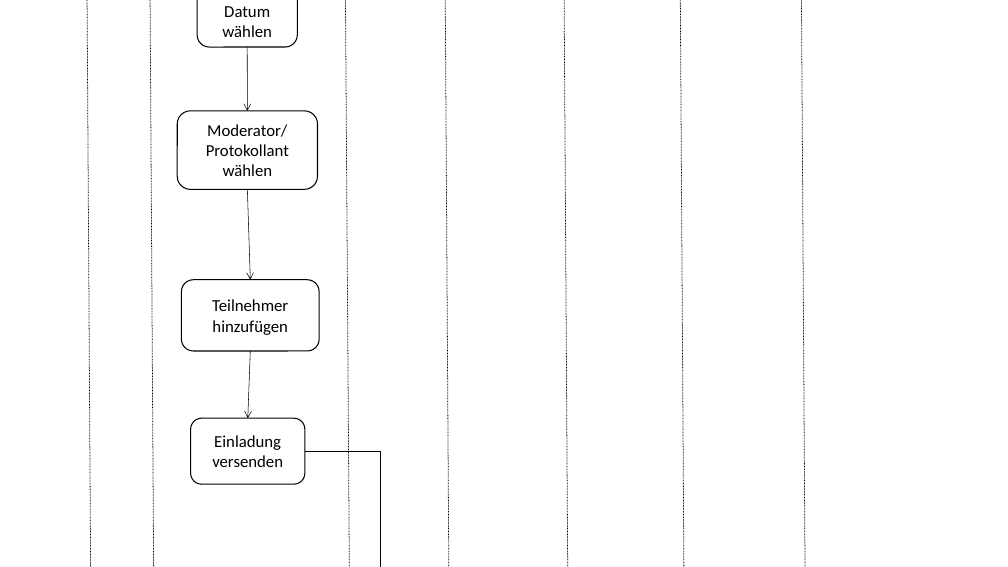
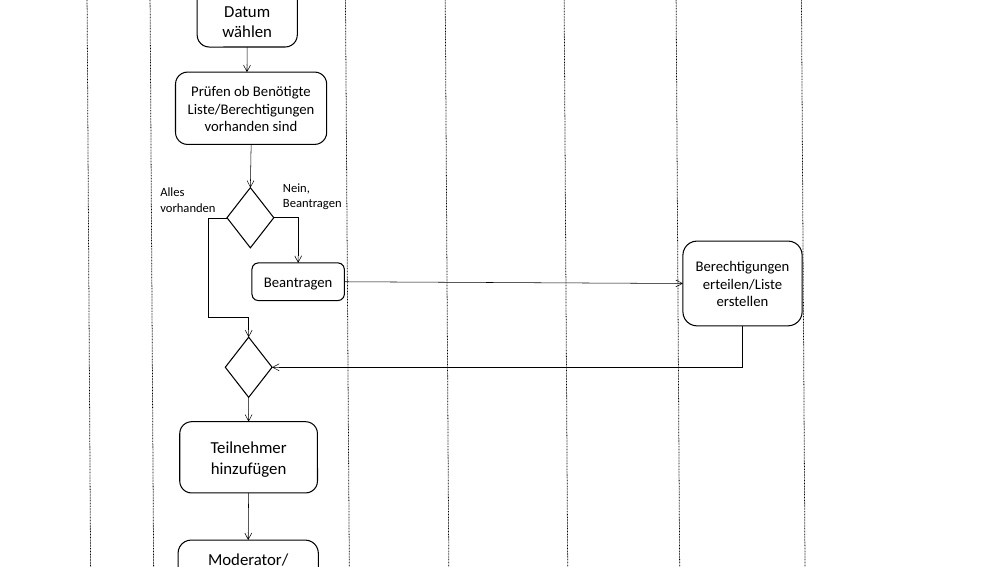
Before and after one commit to Dusty0071/OberstufenProjekt, a slide deck: slide 1 of Dokumentation + Diagramme etc/Aktivitätsdiagramm.pptx. Drawn at 1008x567 pixels with LibreOffice and Linux fonts; fonts in the diff are those of the drawing. Boxes give left, top, right and bottom in pixels: in the first picture for what was removed or moved away, otherwise in the second. Text is boxed around its words. In the diff, an @@ line names an element or a change of style, - is before the commit and + after.

```diff
--- a/Dokumentation + Diagramme etc/Aktivitätsdiagramm.pptx
+++ b/Dokumentation + Diagramme etc/Aktivitätsdiagramm.pptx
@@ line moved from (679, 0) - (693, 567) to (675, 0) - (689, 567) @@
@@ arrow moved from (247, 47) - (247, 111) to (247, 47) - (247, 73) @@
@@ rounded rectangle added at [175,72,327,144], fill #FFFFFF, outline #000000 1 pt, 14 pt, text #000000 @@
+Prüfen ob Benötigte Liste/Berechtigungen vorhanden sind
@@ arrow moved from (247, 190) - (250, 280) to (251, 144) - (250, 188) @@
@@ text added at [160,187,215,212], 12 pt, text #000000 @@
+Alles vorhanden
@@ diamond added at [227,188,274,248], fill #FFFFFF, outline #000000 1 pt @@
@@ text added at [283,183,342,209], 12 pt, text #000000 @@
+Nein, Beantragen
@@ elbow arrow added from (227, 218) to (249, 337), #000000 0.5 pt @@
@@ elbow arrow added from (274, 218) to (298, 263), #000000 0.5 pt @@
@@ rounded rectangle added at [252,263,344,301], fill #FFFFFF, outline #000000 1 pt, 14 pt, text #000000 @@
+Beantragen
@@ rounded rectangle added at [683,241,802,326], fill #FFFFFF, outline #000000 1 pt, 14 pt, text #000000 @@
+Berechtigungen erteilen/Liste erstellen
@@ arrow added from (345, 282) to (683, 284), #000000 0.5 pt @@
@@ elbow arrow added from (743, 326) to (272, 368), #000000 0.5 pt @@
@@ diamond added at [225,337,272,398], fill #FFFFFF, outline #000000 1 pt @@
@@ rounded rectangle removed at [191,418,305,484] @@
-Einladung versenden
@@ arrow added from (249, 398) to (249, 422), #000000 0.5 pt @@
@@ rounded rectangle "Teilnehmer hinzufügen": place and size @@
-rounded rectangle "Teilnehmer hinzufügen" at [181,280,319,351]
+rounded rectangle "Teilnehmer hinzufügen" at [180,422,318,493]
@@ elbow arrow removed from (305, 451) to (456, 567) @@
@@ arrow moved from (250, 351) - (248, 418) to (249, 493) - (248, 540) @@
@@ rounded rectangle "Moderator/": place and size @@
-rounded rectangle "Moderator/" at [177,111,318,190]
+rounded rectangle "Moderator/" at [178,540,319,567]
```
Also in this commit, not shown: 2 other files.
